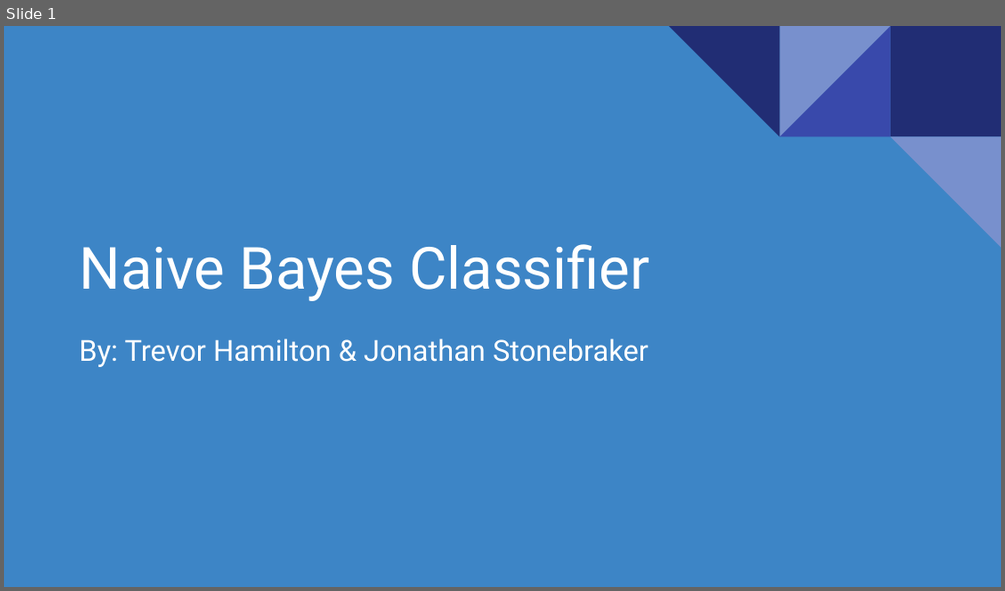
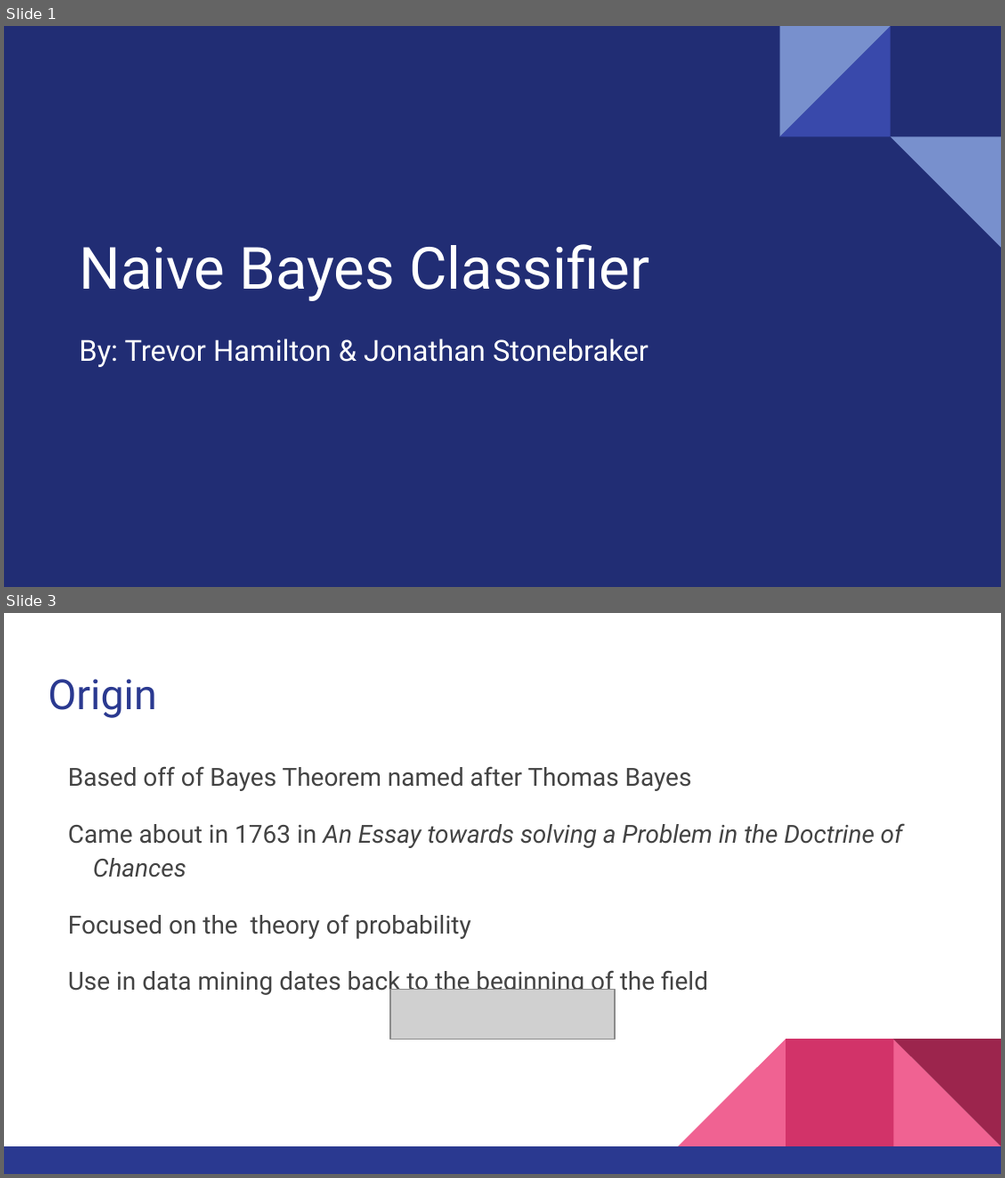
Before and after one commit to hamiltontj/NaiveBayes, a slide deck: doc/Presentation.pptx. Shown one above the other, each under a label of ours: slide 1 before the commit, slides 1 and 3 after it; the slides between them are not shown. The pictures are 1005x591 and 1005x1178 pixels, drawn with LibreOffice and Linux fonts; fonts in the diff are those of the drawing; grey boxes stand for pictures. Boxes give left, top, right and bottom in pixels: in the first picture for what was removed or moved away, otherwise in the second. Text is boxed around its words. In the diff, an @@ line names an element or a change of style, - is before the commit and + after.

```diff
--- a/doc/Presentation.pptx
+++ b/doc/Presentation.pptx
@@ slide 3 added at [4, 613, 1001, 1174], background #FFFFFF @@
@@ title added at [48, 679, 156, 718], 30 pt, text #2A3990 @@
+Origin
@@ text added at [68, 766, 903, 997], 18 pt, text #434343 @@
+Based off of Bayes Theorem named after Thomas Bayes
+Came about in 1763 in An Essay towards solving a Problem in the Doctrine of Chances
+Focused on the theory of probability
+Use in data mining dates back to the beginning of the field
@@ picture added at [391, 989, 615, 1038] @@
@@ group added at [4, 1038, 1001, 1174]: 3 right triangles, 2 rectangles @@
@@ slide 1 changed as well @@
@@ background #3D85C6 to #212D74 @@
@@ rectangle removed at [890, 26, 1001, 136] @@
```
Also in this commit, not shown: 28 other slides added, 9 slides removed, 27 other files.
